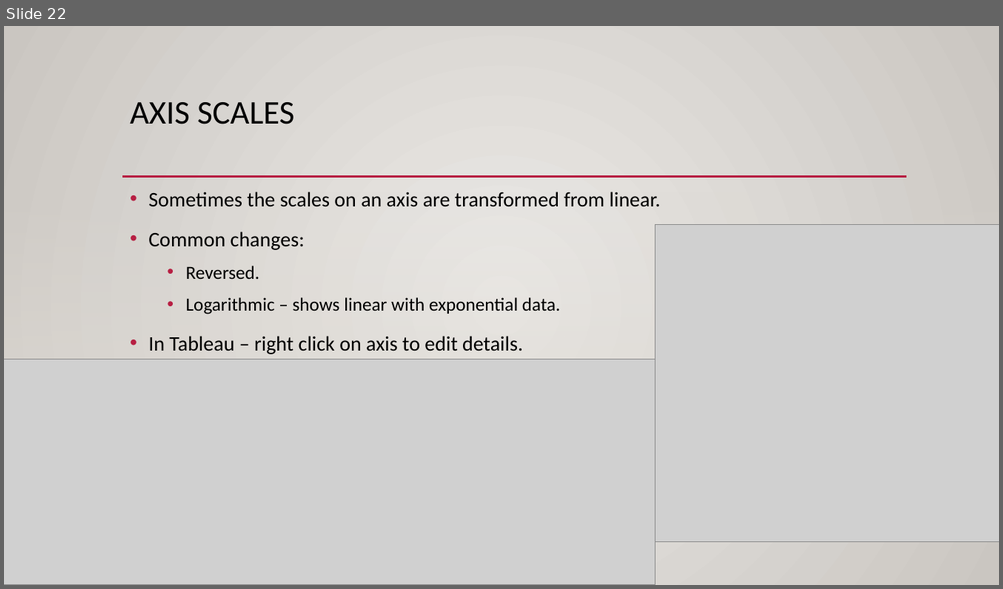
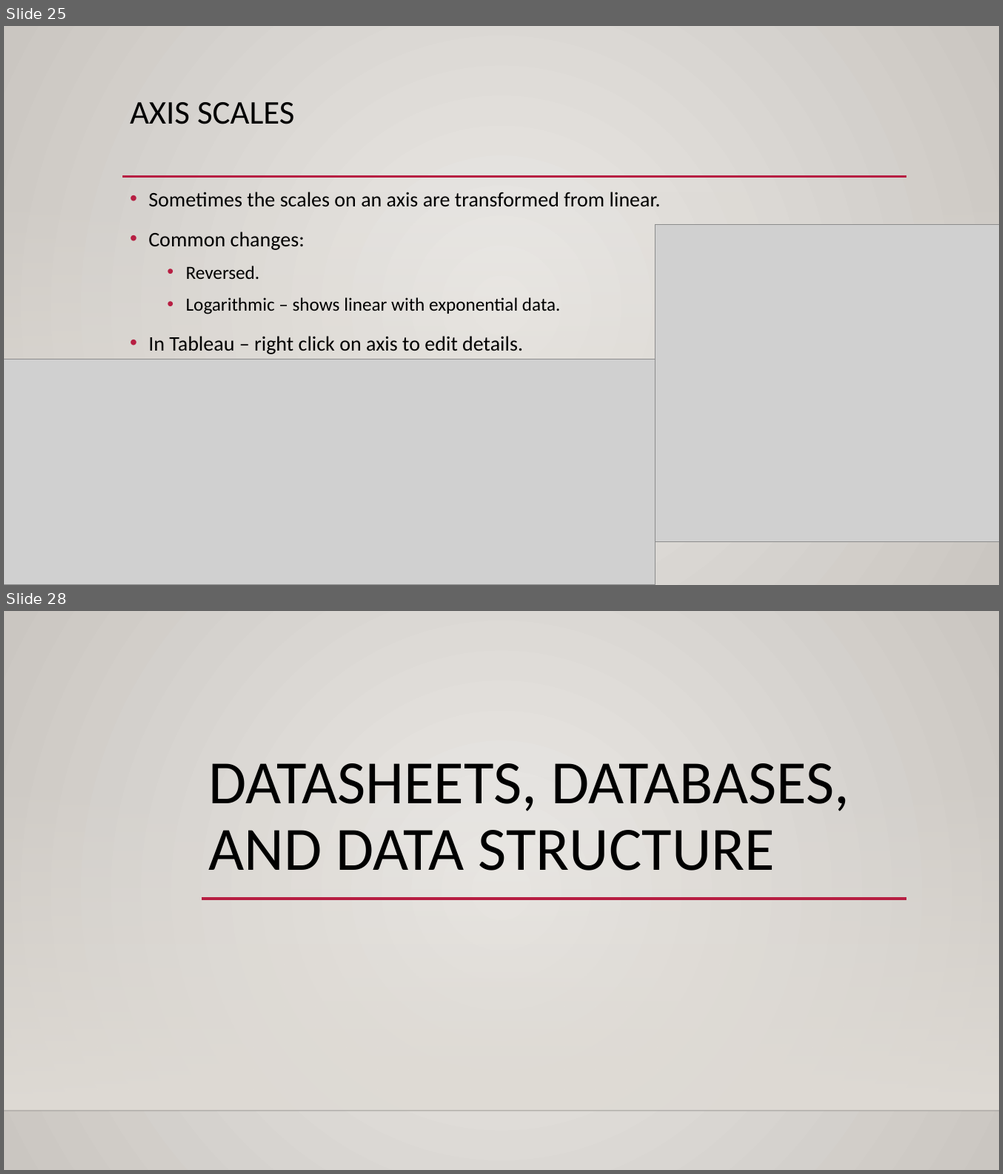
Before and after one commit to AkeemSemper/ml_datasets, a slide deck: slides/chapter_3.pptx. Shown one above the other, each under a label of ours: slide 22 before the commit, slides 25 and 28 after it; the slides between them are not shown. The pictures are 1003x589 and 1003x1174 pixels, drawn with LibreOffice and Linux fonts; fonts in the diff are those of the drawing; grey boxes stand for pictures; background and template pictures are left out. Boxes give left, top, right and bottom in pixels: in the first picture for what was removed or moved away, otherwise in the second. Text is boxed around its words. In the diff, an @@ line names an element or a change of style, - is before the commit and + after.

```diff
--- a/slides/chapter_3.pptx
+++ b/slides/chapter_3.pptx
@@ slide 28 added at (x1=4, y1=611, x2=999, y2=1170), background gradient #ECEAE7 to #CAC7C1; not listed: 2 template elements that a slide beside it also shows @@
@@ title added at (x1=209, y1=763, x2=849, y2=871), 59.4 pt, text #000000 @@
+DATASHEETS, DATABASES, AND DATA STRUCTURE
@@ line added from (201, 899) to (906, 899), #B71E42 2.5 pt @@
@@ what was slide 22 is now slide 25 @@
```
Also in this commit, not shown: 10 slides changed, 24 other slides added, 1 slide removed, 1 other file.
